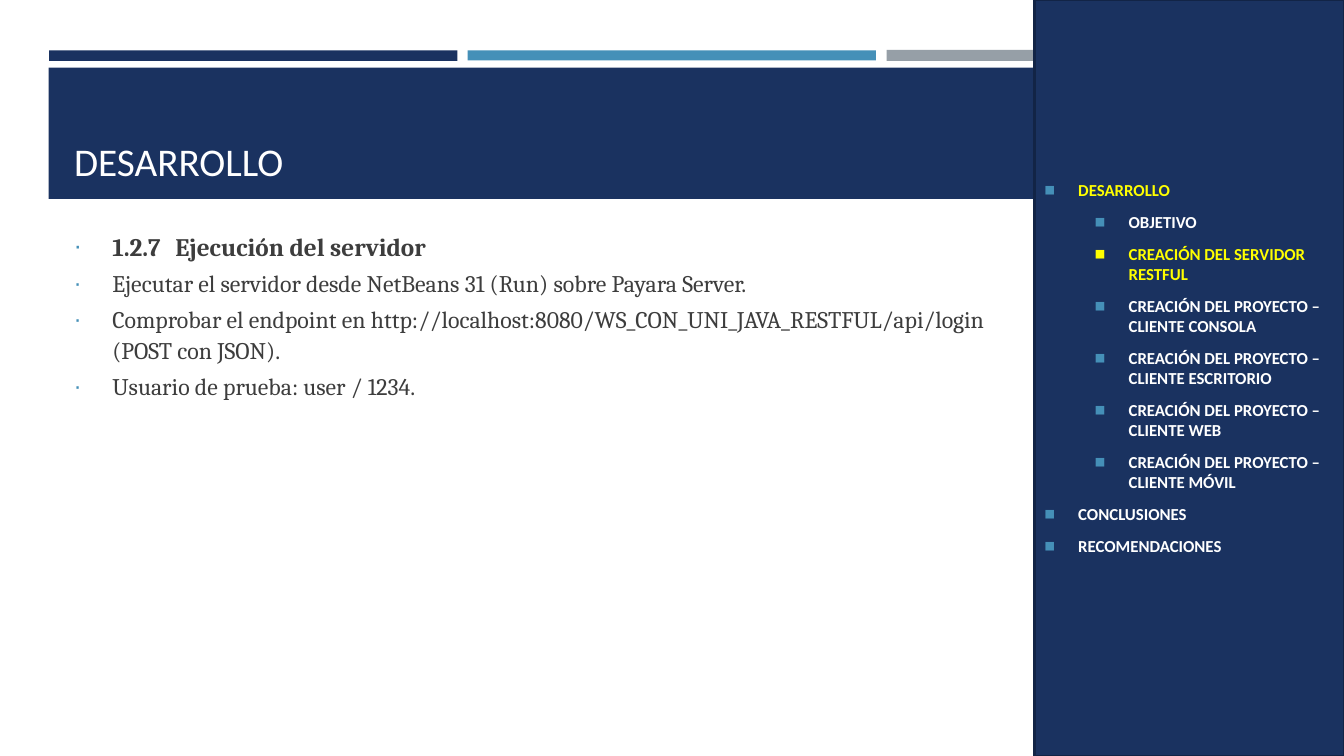
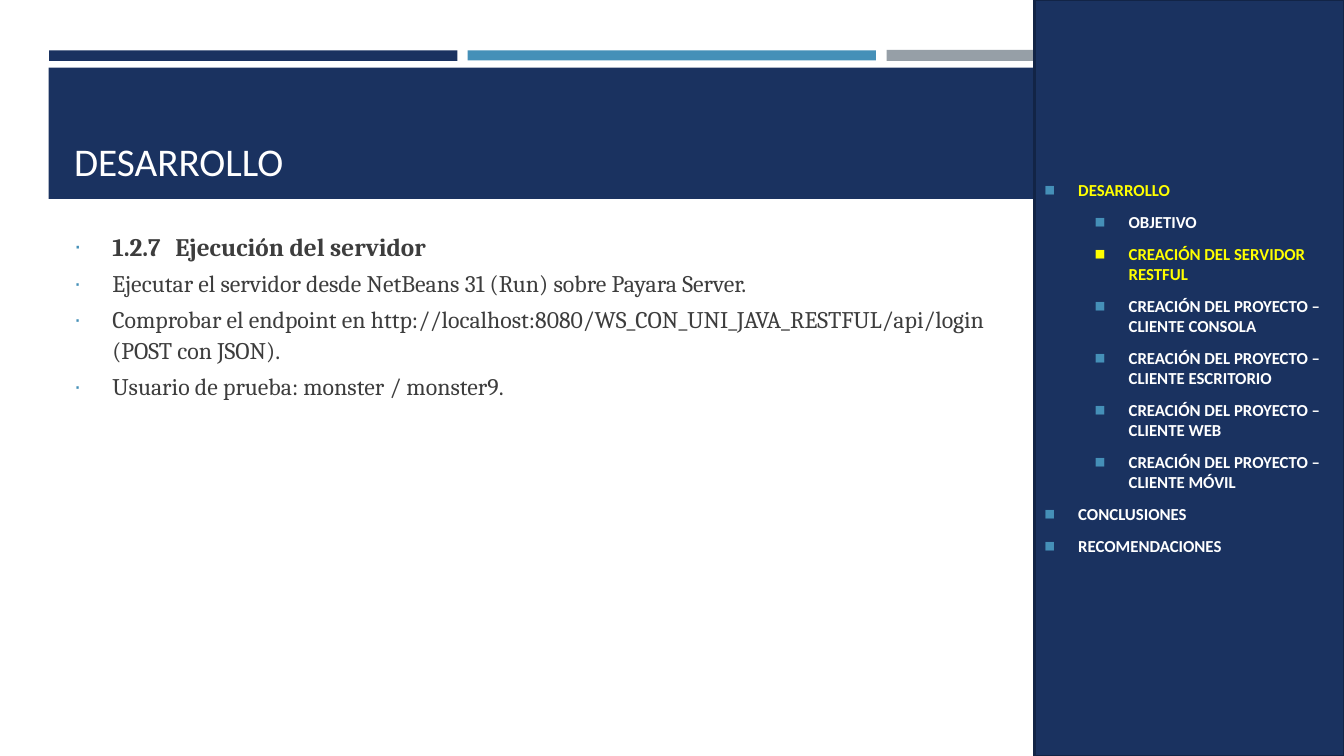
Before and after one commit to IMarcusDev/TI.1.3.-PAO202651_RESTFUL_JAVA_SINBDD_NRC_36883_GR04, a slide deck: slide 39 of 05. DOCUMENTACION/PRESENTACION TI.1.3. RESTFUL sin BDD en JAVA GR4.pptx. Drawn at 1344x756 pixels with LibreOffice and Linux fonts; fonts in the diff are those of the drawing. Boxes give left, top, right and bottom in pixels: in the first picture for what was removed or moved away, otherwise in the second. Text is boxed around its words. In the diff, an @@ line names an element or a change of style, - is before the commit and + after.

```diff
--- a/05. DOCUMENTACION/PRESENTACION TI.1.3. RESTFUL sin BDD en JAVA GR4.pptx
+++ b/05. DOCUMENTACION/PRESENTACION TI.1.3. RESTFUL sin BDD en JAVA GR4.pptx
@@ text at (x1=112, y1=378, x2=503, y2=400): text changed @@
-∙ Usuario de prueba: user / 1234.
+∙ Usuario de prueba: monster / monster9.
```
Also in this commit, not shown: 1 other slide changed.
